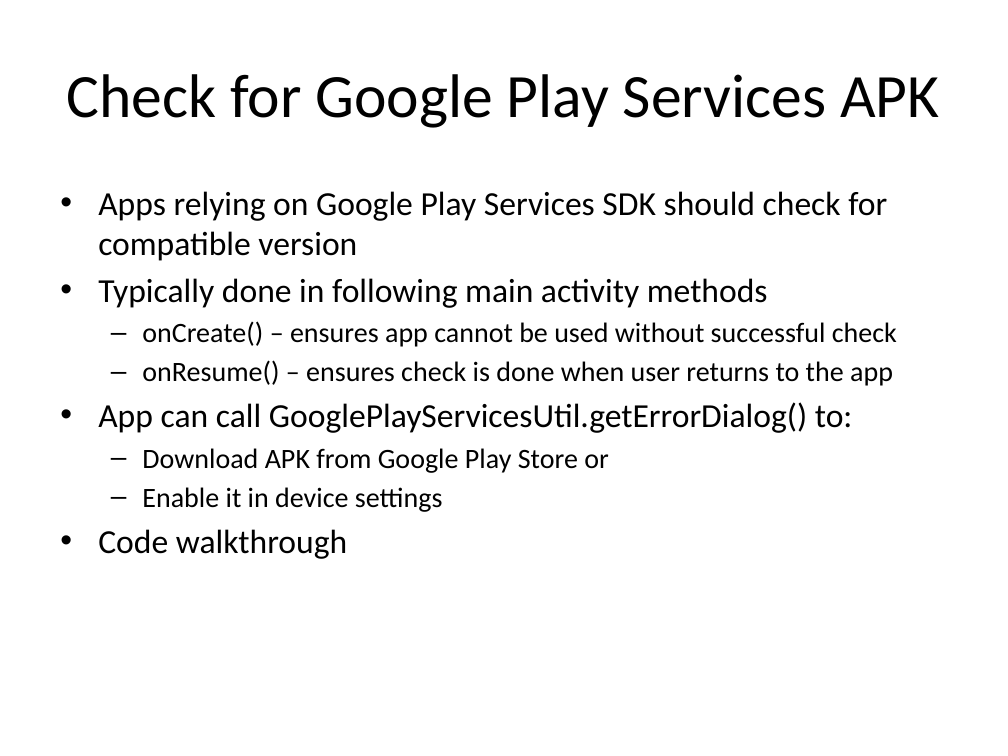
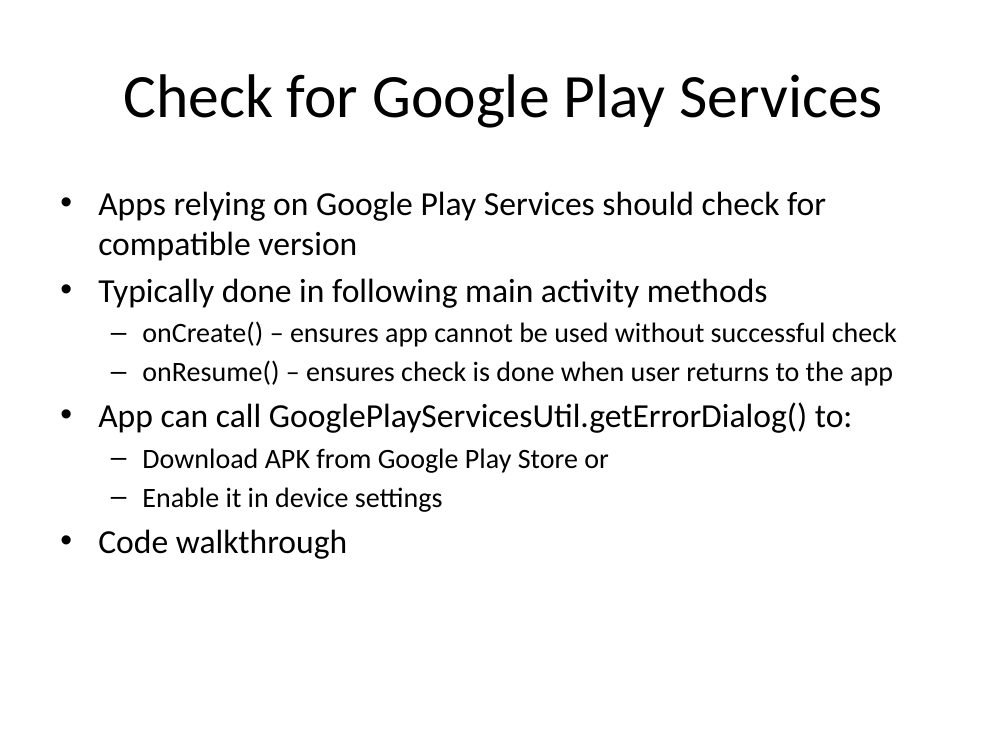
Before and after one commit to LeadingEDJE/MobilePushNotification, a slide deck: slide 12 of Implementing Push Notification in Android.pptx. Drawn at 1008x756 pixels with LibreOffice and Linux fonts; fonts in the diff are those of the drawing; background and template pictures are left out. Boxes give left, top, right and bottom in pixels: in the first picture for what was removed or moved away, otherwise in the second. Text is boxed around its words. In the diff, an @@ line names an element or a change of style, - is before the commit and + after.

Commit message:
Increased size of notification text fields in MainActivity, changed API levels in manifest to 17 and 19, updated presentation for Columbus Code Camp.

```diff
--- a/Implementing Push Notification in Android.pptx
+++ b/Implementing Push Notification in Android.pptx
@@ title at (123, 74, 883, 128): text changed @@
-Check for Google Play Services APK
+Check for Google Play Services
@@ text at (98, 191, 826, 261): text changed @@
-• Apps relying on Google Play Services SDK should check for compatible version
+• Apps relying on Google Play Services should check for compatible version
```
Also in this commit, not shown: 5 other slides changed, 2 other files.
